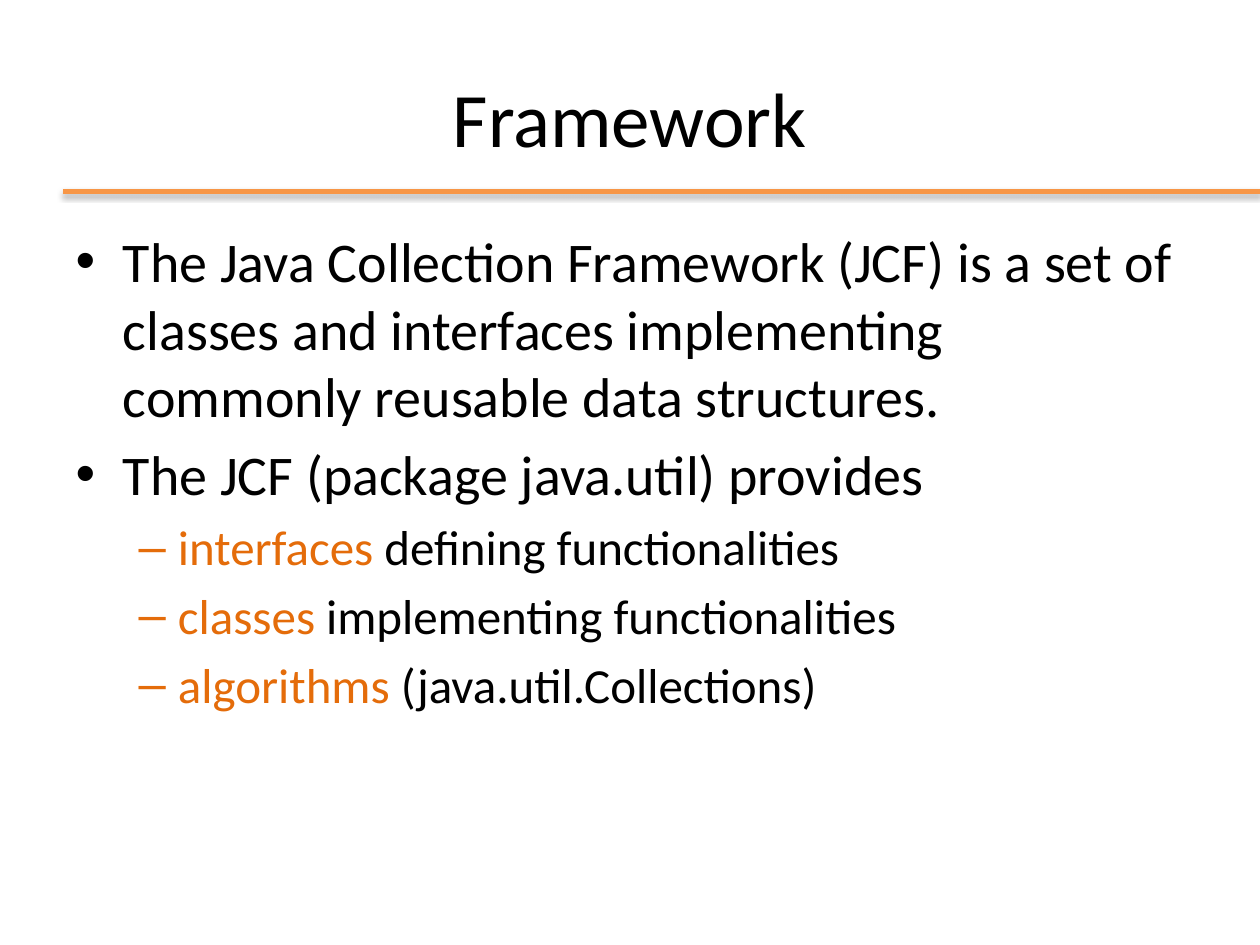
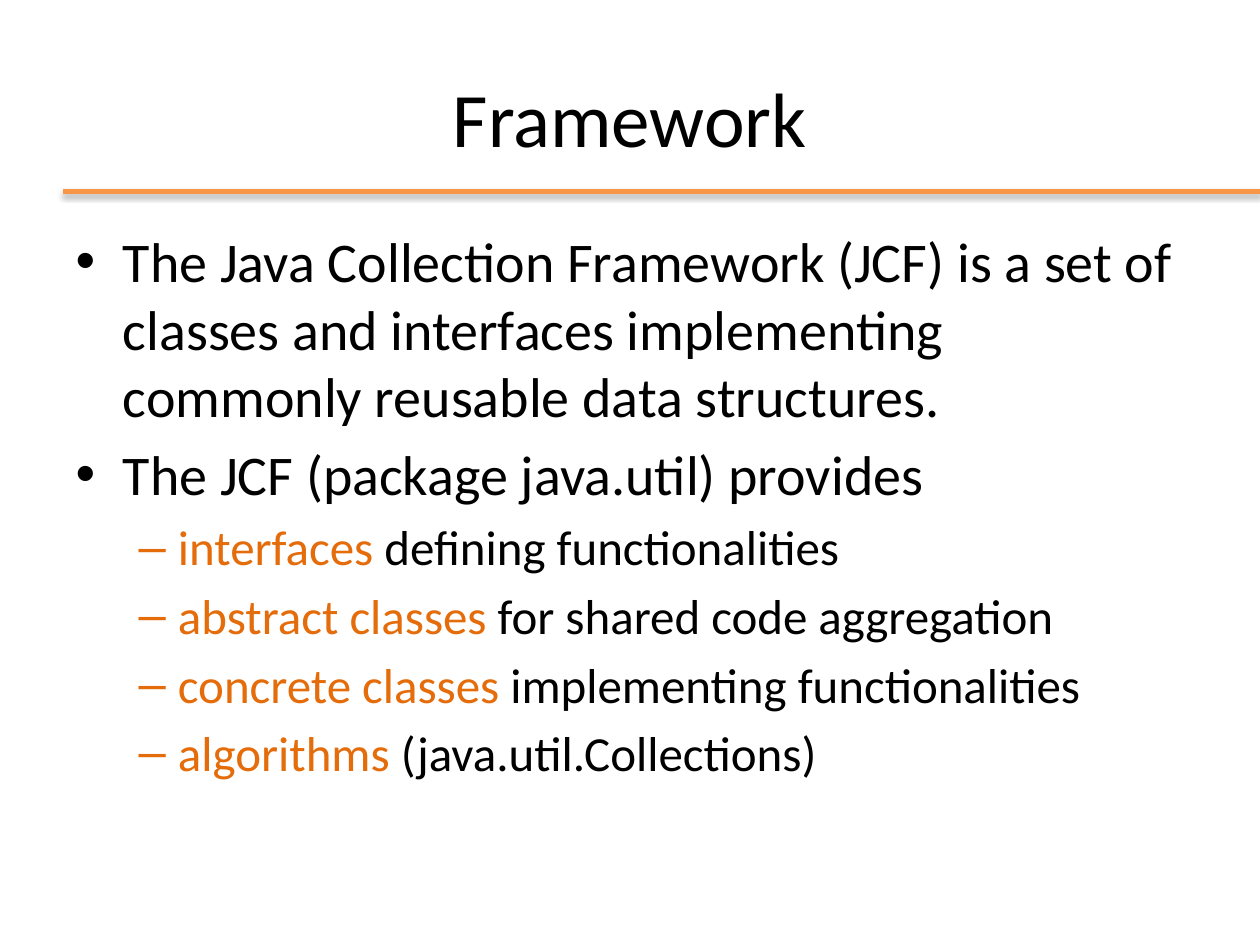
Before and after one commit to Andrea99-beep/ooprogramming, a slide deck: slide 2 of slides/ppt/04_Collections.pptx. Drawn at 1260x945 pixels with LibreOffice and Linux fonts; fonts in the diff are those of the drawing; background and template pictures are left out. Boxes give left, top, right and bottom in pixels: in the first picture for what was removed or moved away, otherwise in the second. Text is boxed around its words. In the diff, an @@ line names an element or a change of style, - is before the commit and + after.

```diff
--- a/slides/ppt/04_Collections.pptx
+++ b/slides/ppt/04_Collections.pptx
@@ text at [178, 600, 1080, 712]: text changed @@
-  – classes implementing functionalities
+  – abstract classes for shared code aggregation
+  – concrete classes implementing functionalities
```
Also in this commit, not shown: 3 other slides changed, 6 other files.
